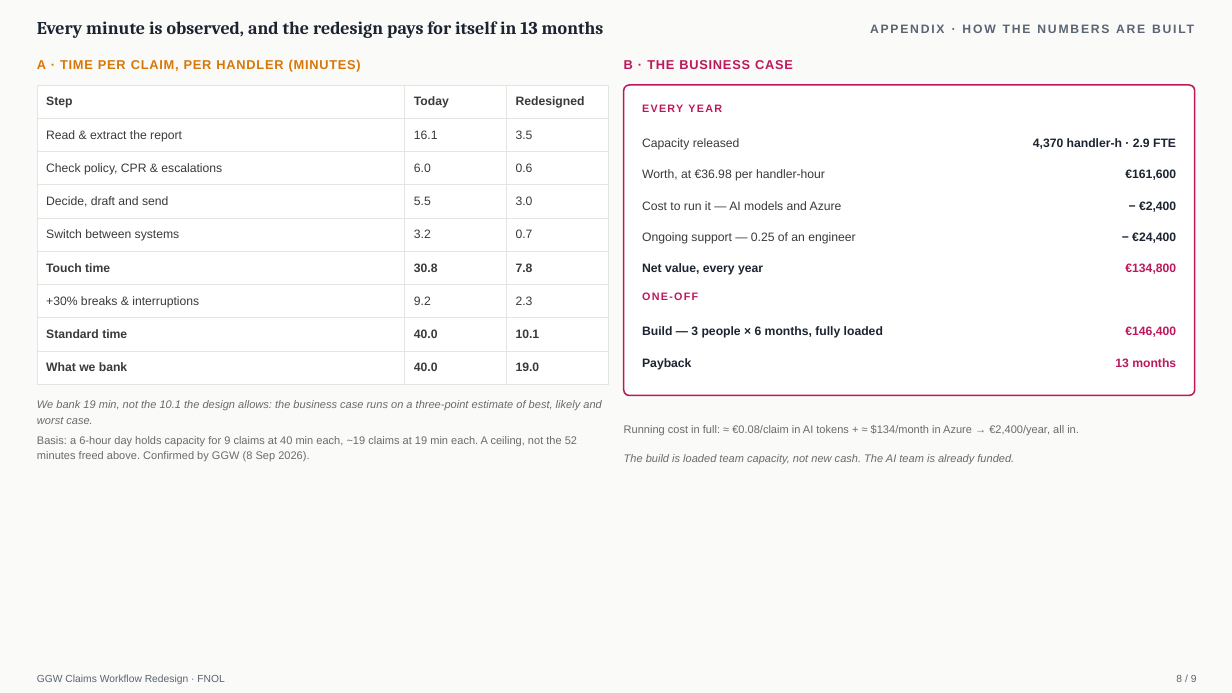
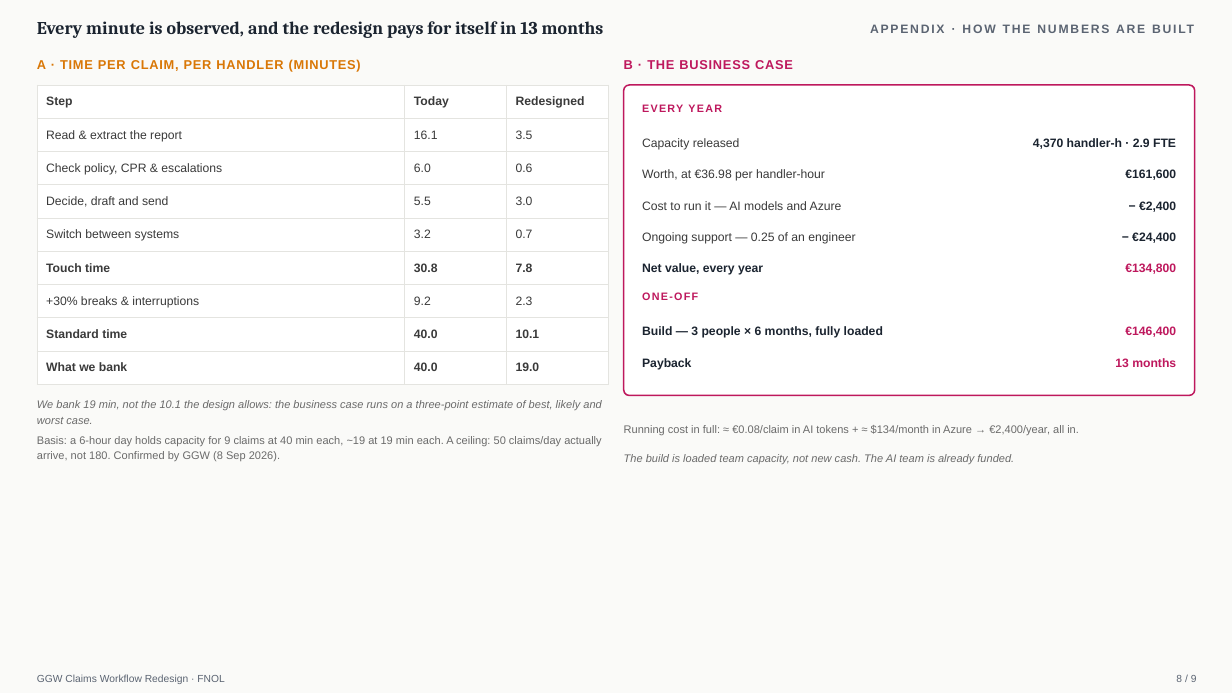
Before and after one commit to utkarshkingh/ggw_casestudy, a slide deck: slide 8 of case-study/deck/GGW_FNOL_Redesign.pptx. Drawn at 1232x693 pixels with LibreOffice and Linux fonts; fonts in the diff are those of the drawing. Boxes give left, top, right and bottom in pixels: in the first picture for what was removed or moved away, otherwise in the second. Text is boxed around its words. In the diff, an @@ line names an element or a change of style, - is before the commit and + after.

```diff
--- a/case-study/deck/GGW_FNOL_Redesign.pptx
+++ b/case-study/deck/GGW_FNOL_Redesign.pptx
@@ text at [37,436,601,461]: text changed @@
-Basis: a 6-hour day holds capacity for 9 claims at 40 min each, ~19 claims at 19 min each. A ceiling, not the 52 minutes freed above. Confirmed by GGW (8 Sep 2026).
+Basis: a 6-hour day holds capacity for 9 claims at 40 min each, ~19 at 19 min each. A ceiling: 50 claims/day actually arrive, not 180. Confirmed by GGW (8 Sep 2026).
```
Also in this commit, not shown: 1 other slide changed, 4 other files.
